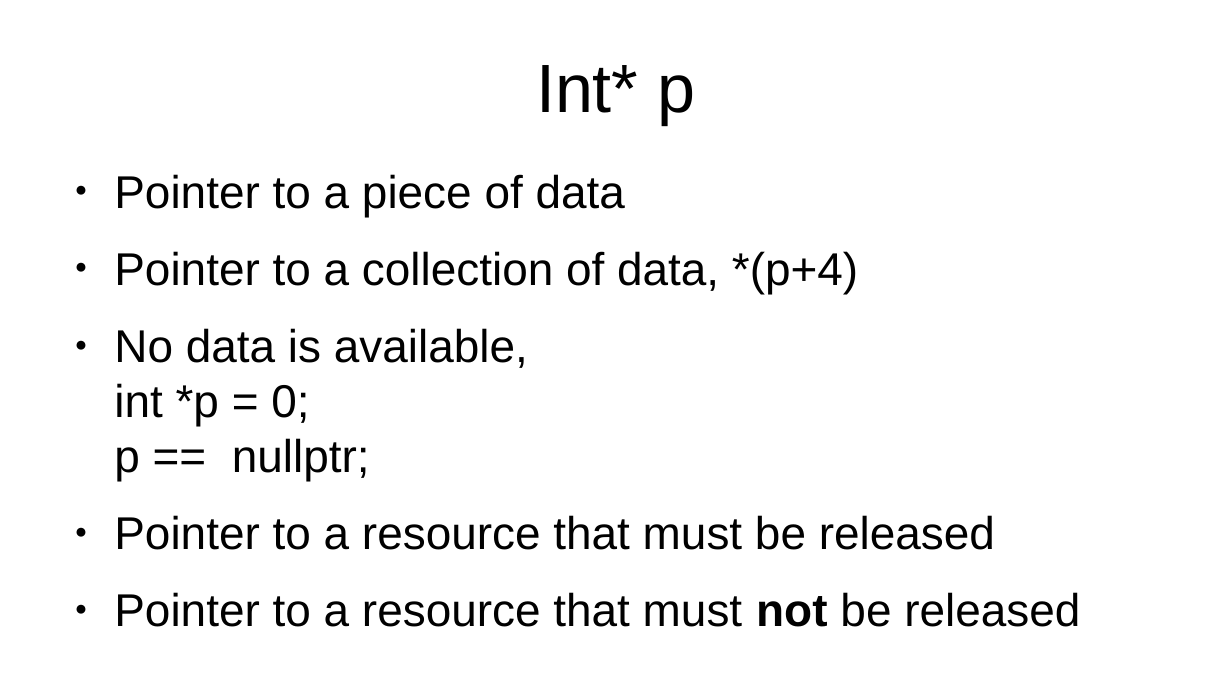
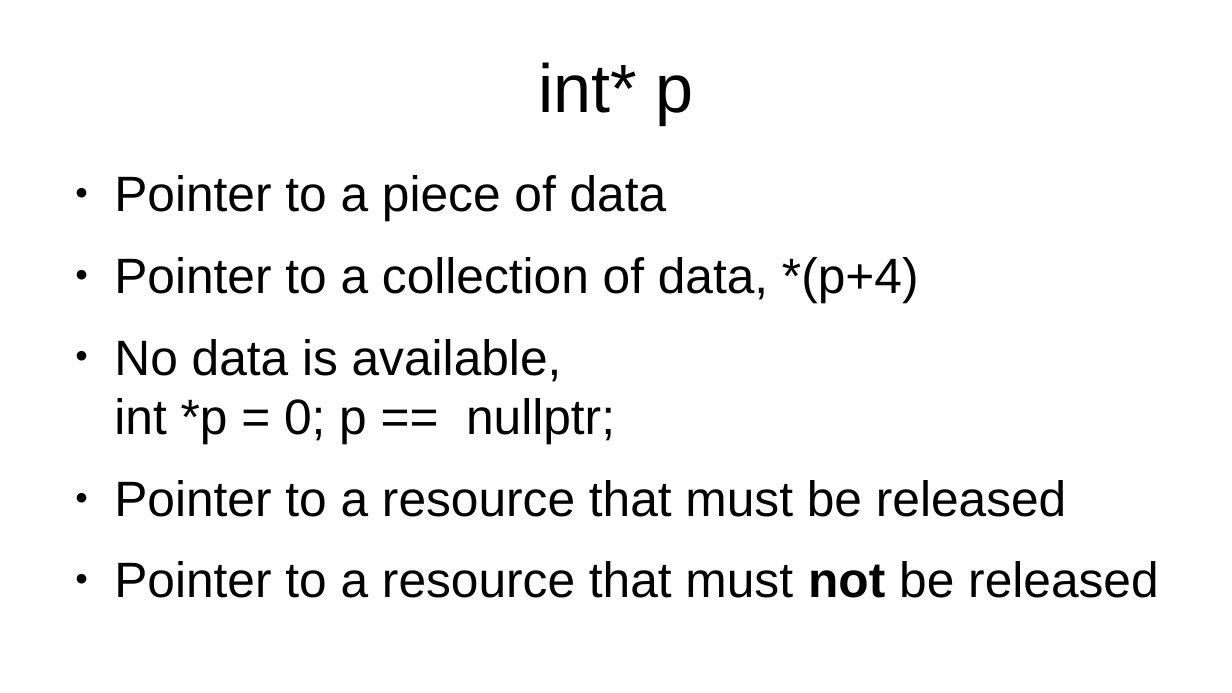
Before and after one commit to marcpawl/nullptr, a slide deck: slide 3 of slideshow.odp. Drawn at 1232x693 pixels with LibreOffice and Linux fonts; fonts in the diff are those of the drawing. Boxes give left, top, right and bottom in pixels: in the first picture for what was removed or moved away, otherwise in the second. Text is boxed around its words. In the diff, an @@ line names an element or a change of style, - is before the commit and + after.

```diff
--- a/slideshow.odp
+++ b/slideshow.odp
@@ title at <box>538,62,694,125</box>: text changed @@
-Int* p
+int* p
@@ text "Pointer to a piece of ..." at <box>114,175,1158,598</box>: size 29.6 to 32 pt @@
```
Also in this commit, not shown: 19 other slides changed, 7 slides added, 1 other file.
